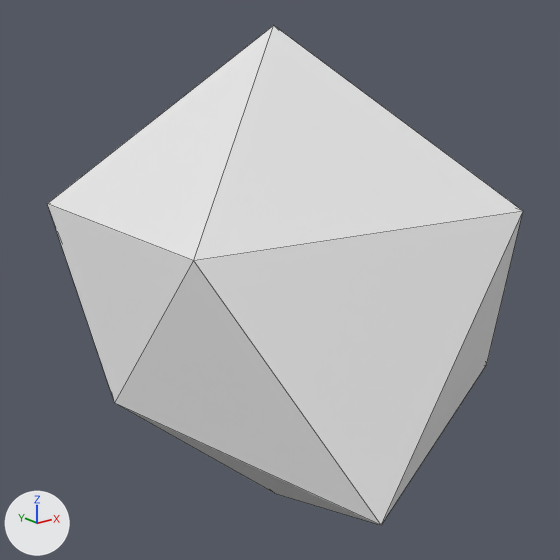
Renders of the glTF model models/items/gold.glb from each side of a commit.
One viewpoint serves both versions: a 50 mm camera at (-0.218, -0.277, 0.113) aimed at (-0.004, -0.009, 0.006). The axes (+X, +Y, +Z) are drawn at lower left. The lights are the same throughout. The first picture is the older version. Mesh edges are drawn as thin lines. Vertices at exactly the same position are counted once.

Names of what the first picture shows: 'Item'.
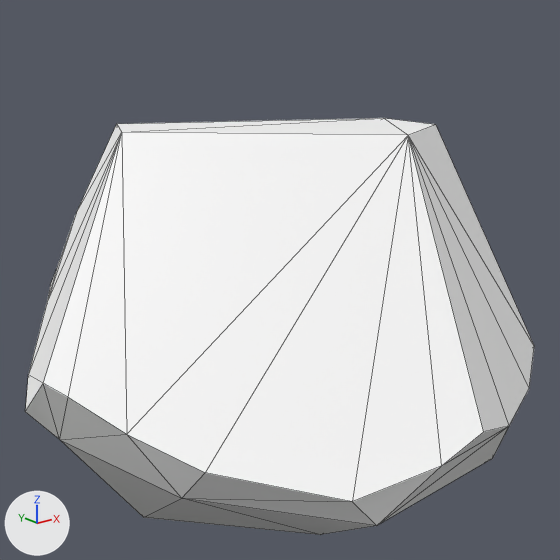
What differs and where, as boxes [x1, y1, x2, y2] in the pictures (560 x 560 px):
'Item', reshaped, recoloured (7% wider, 16% shorter)
    before: [47, 26, 523, 525]
    after: [25, 118, 534, 535]

Diff of the bpy script that builds the scene:
```diff
--- a/models/items/gold.glb.py
+++ b/models/items/gold.glb.py
@@ mat_defaultmaterial @@
+mat_defaultmaterial = bpy.data.materials.new('DefaultMaterial')
+mat_defaultmaterial.use_nodes = True; mat_defaultmaterial.node_tree.nodes.clear()
+_N = mat_defaultmaterial.node_tree.nodes; _L = mat_defaultmaterial.node_tree.links
+n0 = _N.new('ShaderNodeOutputMaterial'); n0.name = 'Material Output'
+n1 = _N.new('ShaderNodeBsdfPrincipled'); n1.name = 'Principled BSDF'
+n2 = _N.new('ShaderNodeVertexColor'); n2.name = 'Color Attribute'
+_L.new(n1.outputs[0], n0.inputs[0])  # 'BSDF' to 'Surface'
+_L.new(n2.outputs[0], n1.inputs[0])  # 'Color' to 'Base Color'
@@ me_item @@
 # used by ob_item; location = (0.0, 0.0, 0.0)
-me_item.from_pydata(...)  # 12 vertices, 20 faces; spans x -0.086..0.104, y -0.113..0.111, z -0.113..0.118
+me_item.from_pydata(...)  # 47 vertices, 90 faces; spans x -0.12..0.107, y -0.129..0.111, z -0.115..0.075
+# me_item part 1: the whole mesh is rebuilt
+me_item.materials.append(mat_defaultmaterial)
```
